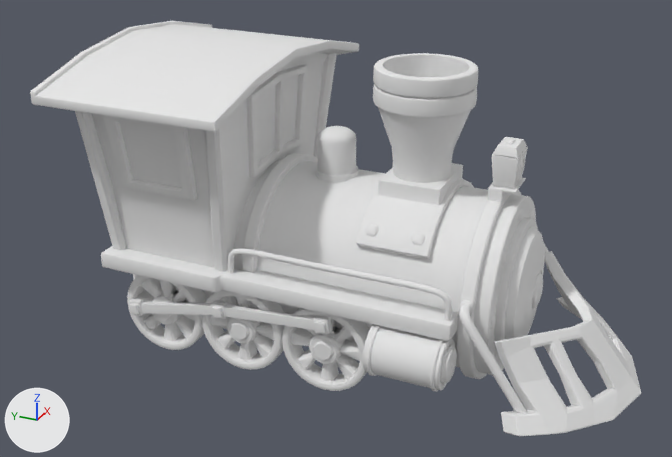
The OBJ model _Intensifs-2025 (Dossier Unity)/Assets/_Alice/SM_train.obj as it was, and as the next commit left it.
Rendered twice from a 50 mm camera at (-13.57, -6.09, 8.94) aimed at (-0.39, -0.16, 2.35). Lighting does not change. The marker at lower left points along +X, +Y and +Z. Where no turn or scale is listed for an object, it has been applied to the vertices.

Names of what the first picture shows: 'cabine', 'cheminer', 'devant', 'nez', 'nez.003', 'poutre', 'roue.003', 'roue.004', 'roue.005', 'socle_cheminer', 'sol', 'truc.001'.
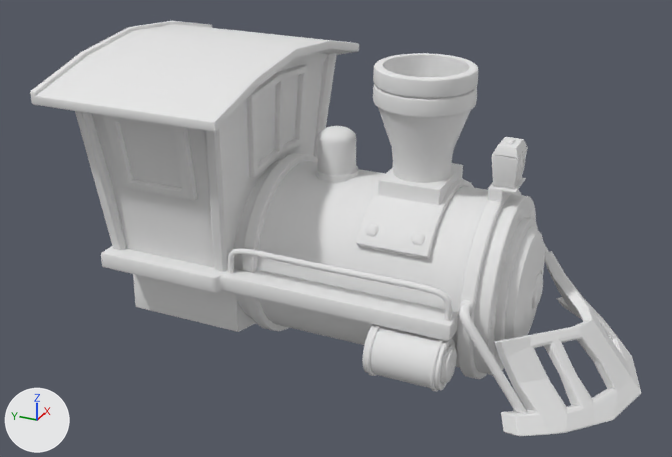
The change, as a diff of the scene's bpy script:
```diff
--- a/_Intensifs-2025 (Dossier Unity)/Assets/_Alice/SM_train.obj.py
+++ b/_Intensifs-2025 (Dossier Unity)/Assets/_Alice/SM_train.obj.py
@@ ob_roue_003 @@
-ob_roue_003 = bpy.data.objects.new('roue.003', me_roue_003)
-ob_roue_003.location = (0.0, 0.0, 0.0)
@@ ob_roue_004 @@
-ob_roue_004 = bpy.data.objects.new('roue.004', me_roue_004)
-ob_roue_004.location = (0.0, 0.0, 0.0)
@@ ob_roue_005 @@
-ob_roue_005 = bpy.data.objects.new('roue.005', me_roue_005)
-ob_roue_005.location = (0.0, 0.0, 0.0)
@@ ob_truc_001 @@
-ob_truc_001 = bpy.data.objects.new('truc.001', me_truc_001)
-ob_truc_001.location = (0.0, 0.0, 0.0)
```

Changed parts and their boxes (x1, y1, x2, y2) in the pictures (672 x 457 px):
'roue.005', deleted
    before: (282, 308, 369, 391)
'roue.003', deleted
    before: (202, 290, 284, 370)
'roue.004', deleted
    before: (127, 275, 207, 350)
'truc.001', deleted
    before: (128, 299, 332, 334)
